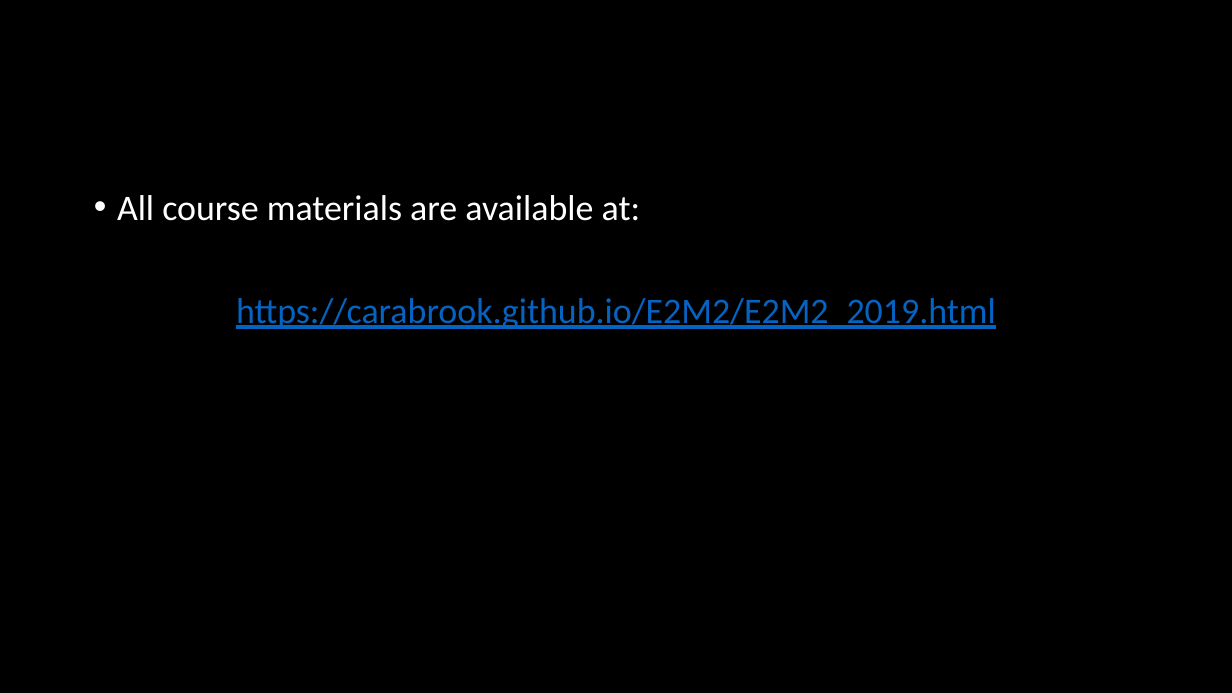
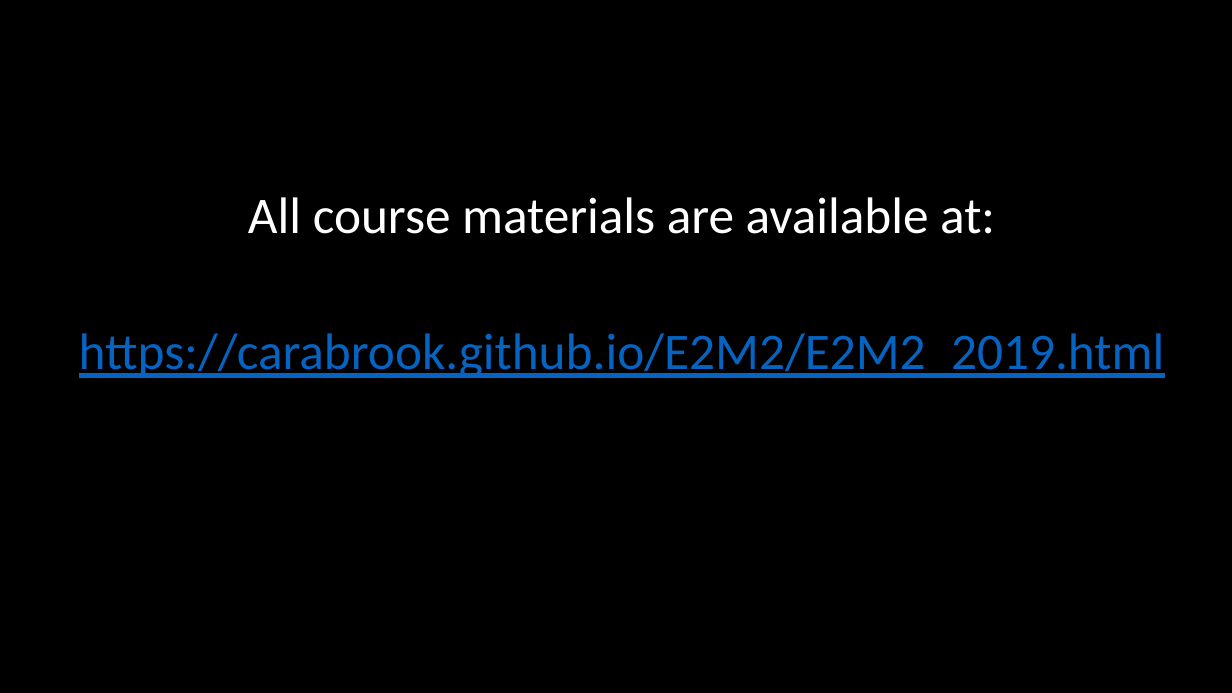
Before and after one commit to brooklabteam/E2M2, a slide deck: slide 3 of E2M2-2019/E2M2_R_Bootcamp_opening.pptx (slide 2 before the commit). Drawn at 1232x693 pixels with LibreOffice and Linux fonts; fonts in the diff are those of the drawing. Boxes give left, top, right and bottom in pixels: in the first picture for what was removed or moved away, otherwise in the second. Text is boxed around its words. In the diff, an @@ line names an element or a change of style, - is before the commit and + after.

```diff
--- a/E2M2-2019/E2M2_R_Bootcamp_opening.pptx
+++ b/E2M2-2019/E2M2_R_Bootcamp_opening.pptx
@@ text "All course materials are available ...": place and size @@
-text "All course materials are available ..." at [117,195,996,329]
+text "All course materials are available ..." at [79,197,1165,378]
@@ text "All course materials are available ..." at [79,197,1165,378]: size 28 to 40 pt; alignment left to centre; bullet • to none @@
```
Also in this commit, not shown: 2 other slides changed, 3 slides added, 22 other files.
